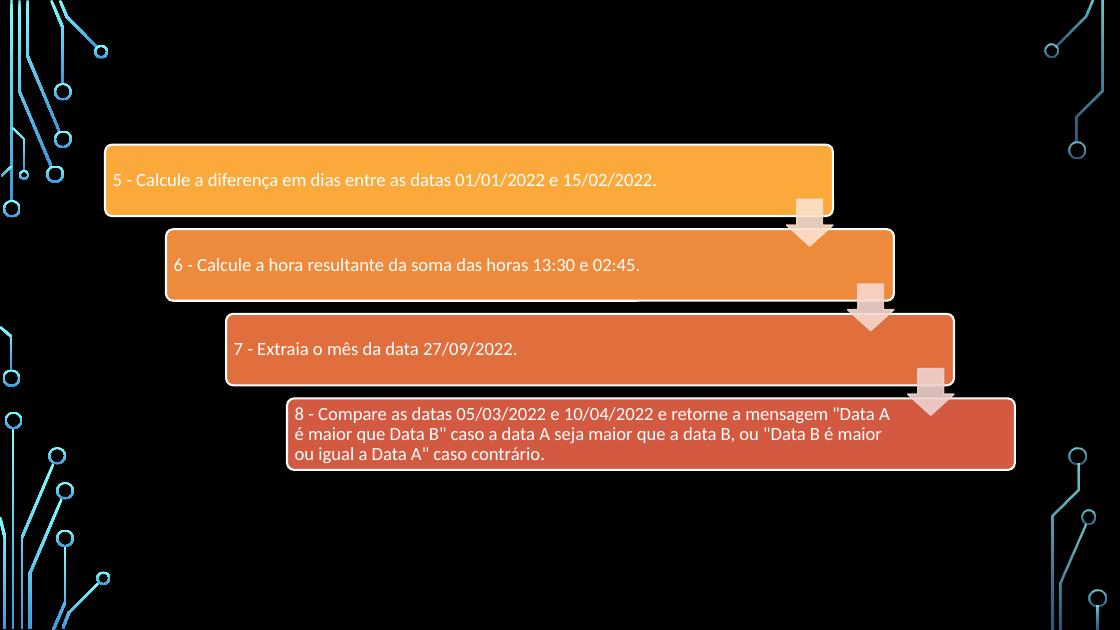
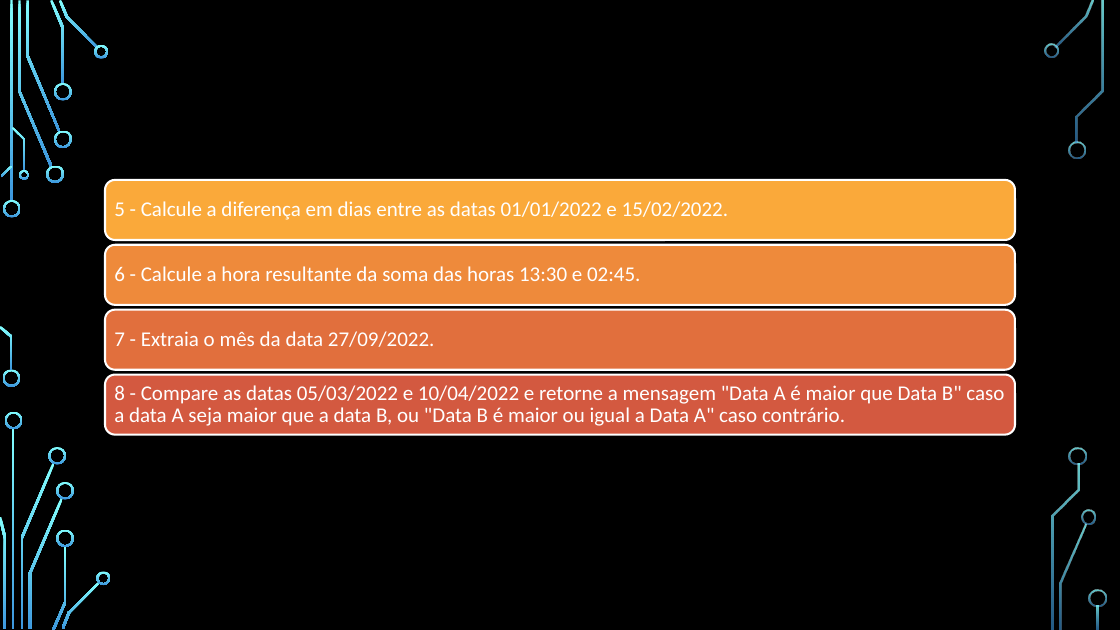
Before and after one commit to VitorKaviski/Curso_Kaviski_Excel_Basico_ao_Avancado, a slide deck: slide 39 of Curso Excel/Intermediário/Aula 1/Aula 1 - Excel/Curso Excel - Intermediário.pptx (slide 36 before the commit). Drawn at 1120x630 pixels with LibreOffice and Linux fonts; fonts in the diff are those of the drawing; background and template pictures are left out. Boxes give left, top, right and bottom in pixels: in the first picture for what was removed or moved away, otherwise in the second. Text is boxed around its words. In the diff, an @@ line names an element or a change of style, - is before the commit and + after.

```diff
--- a/Curso Excel/Intermediário/Aula 1/Aula 1 - Excel/Curso Excel - Intermediário.pptx
+++ b/Curso Excel/Intermediário/Aula 1/Aula 1 - Excel/Curso Excel - Intermediário.pptx
@@ proportions changed in 4 elements at <box>105,245,1015,305</box>, <box>105,310,1015,371</box>, <box>105,375,1015,435</box>, <box>105,180,1015,240</box> @@
@@ rounded rectangle: place and size @@
-rounded rectangle at <box>105,145,833,216</box>
+rounded rectangle at <box>105,180,1015,240</box>
@@ size 16 to 18 pt in 4 elements at <box>114,331,435,347</box>, <box>114,266,640,281</box>, <box>114,385,1004,426</box>, <box>114,201,729,220</box> @@
@@ text "5 - Calcule a diferença ...": place and size @@
-text "5 - Calcule a diferença ..." at <box>113,173,657,189</box>
+text "5 - Calcule a diferença ..." at <box>114,201,729,220</box>
@@ down arrow removed at <box>786,199,833,245</box> @@
@@ rounded rectangle: place and size @@
-rounded rectangle at <box>166,229,895,301</box>
+rounded rectangle at <box>105,245,1015,305</box>
@@ text "6 - Calcule a hora ...": place and size @@
-text "6 - Calcule a hora ..." at <box>174,258,640,271</box>
+text "6 - Calcule a hora ..." at <box>114,266,640,281</box>
@@ down arrow removed at <box>848,284,894,330</box> @@
@@ rounded rectangle: place and size @@
-rounded rectangle at <box>226,314,954,386</box>
+rounded rectangle at <box>105,310,1015,371</box>
@@ text "7 - Extraia o mês ...": place and size @@
-text "7 - Extraia o mês ..." at <box>234,342,517,356</box>
+text "7 - Extraia o mês ..." at <box>114,331,435,347</box>
@@ rounded rectangle: place and size @@
-rounded rectangle at <box>287,398,1016,470</box>
+rounded rectangle at <box>105,375,1015,435</box>
@@ text "8 - Compare as datas ...": place and size @@
-text "8 - Compare as datas ..." at <box>295,407,890,463</box>
+text "8 - Compare as datas ..." at <box>114,385,1004,426</box>
@@ down arrow removed at <box>907,369,954,415</box> @@
```
Also in this commit, not shown: 18 other slides changed, 3 slides added, 2 other files.
